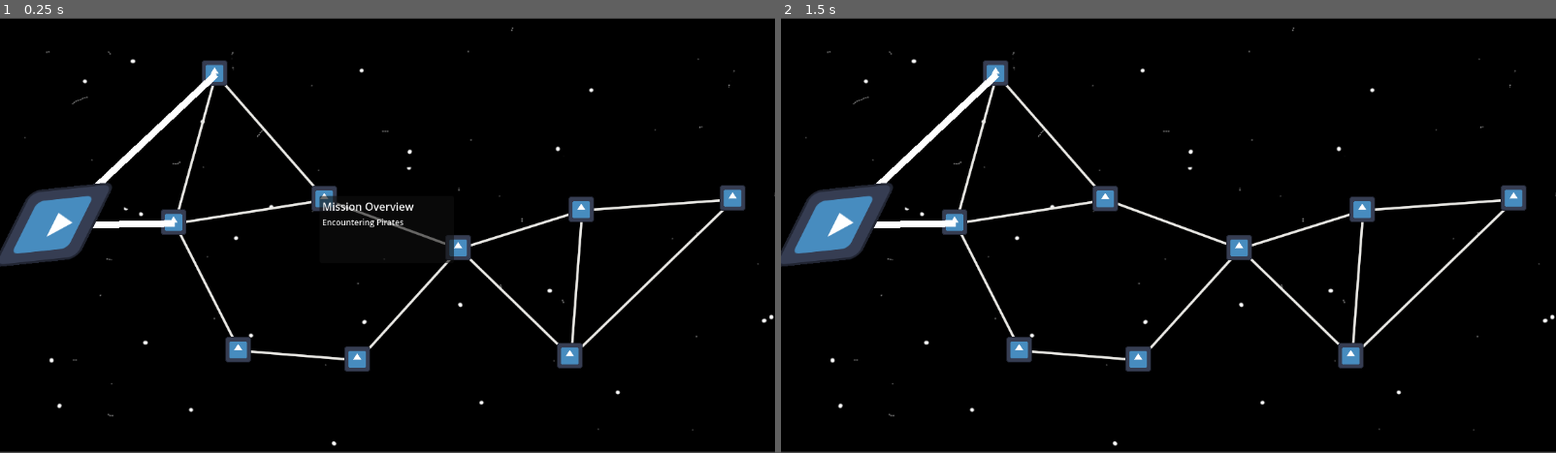
Above: before the commit, frames 1-2 (left to right).
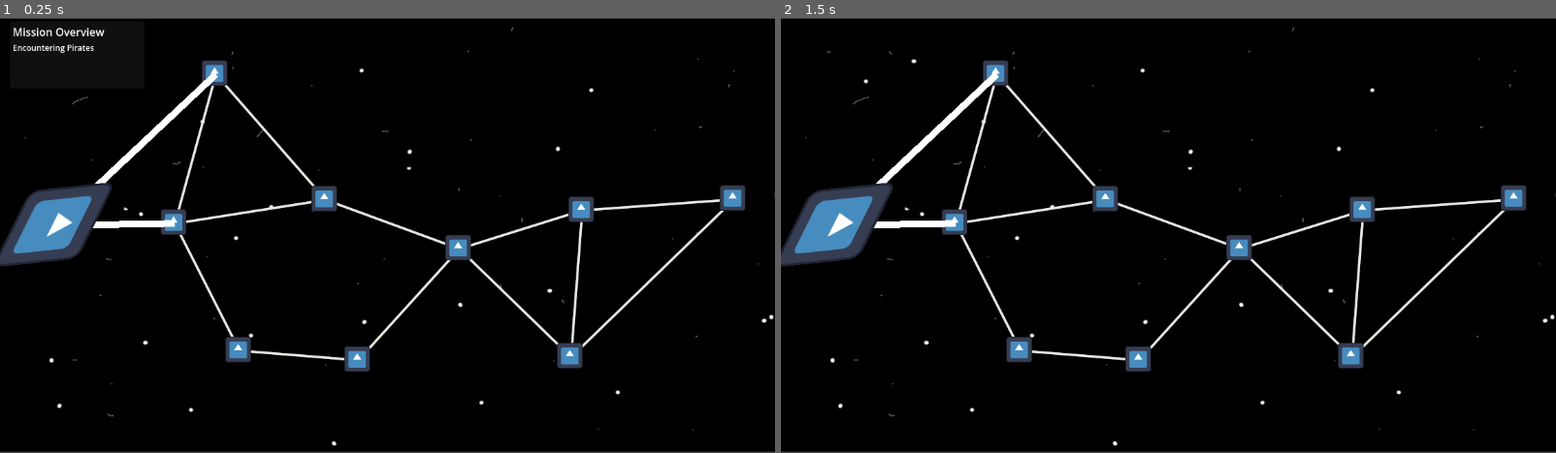
Above: after the commit, the same moments.

Repository: TreadTheDawnGames/GodotWildJam81
Game: Godot game, scene res://Scenes/UI/SpaceMap.tscn
The game is run twice, just before and just after one commit, with the same random seed, the same clock (stepped at 60 frames per second) and the same inputs. This scene is started directly instead of the project's main scene. The engine's default icon, where the game draws it, is replaced by a stand-in: a white triangle on a blue panel in a dark square.
Inputs (mouse positions are in pixels of both pictures, inside the frame that each line leads up to):
- Up to frame 1 (0.25 s): no input
- Up to frame 2 (1.5 s): click (835, 222) at 0.52 s; click (835, 222) at 1.27 s

The runs differ from the first frame. In frame 1, 0.7% of the frame differs, in the area x 1-59%, y 2-57%; in frame 2, nothing differs.

Commit message:
finally the popup works. Added Levelinfo and a dictionary to call it

Diff:
--- a/Scenes/UI/PitStopBtn.tscn
+++ b/Scenes/UI/PitStopBtn.tscn
@@ -1,7 +1,8 @@
-[gd_scene load_steps=3 format=3 uid="uid://cdt1g5kb2a0dv"]
+[gd_scene load_steps=4 format=3 uid="uid://cdt1g5kb2a0dv"]
 
 [ext_resource type="Script" uid="uid://bgo8ae0f1av36" path="res://Scripts/UI/PitStop.gd" id="1_pruq7"]
 [ext_resource type="Texture2D" uid="uid://dtidrmibctya6" path="res://icon.svg" id="1_yko2o"]
+[ext_resource type="PackedScene" uid="uid://wayd6pnsnfp" path="res://Scenes/UI/Popups.tscn" id="3_74ly4"]
 
 [node name="Button" type="Control"]
 layout_mode = 3
@@ -25,3 +26,11 @@
 texture = ExtResource("1_yko2o")
 
 [node name="Marker2D" type="Marker2D" parent="."]
+
+[node name="Popups" parent="." instance=ExtResource("3_74ly4")]
+layout_mode = 2
+anchors_preset = 0
+anchor_right = 0.0
+anchor_bottom = 0.0
+offset_right = 40.0
+offset_bottom = 40.0
--- a/Scenes/UI/PopupTestScene.tscn
+++ /dev/null
@@ -1,37 +0,0 @@
-[gd_scene load_steps=3 format=3 uid="uid://d4hwockla3sbd"]
-
-[ext_resource type="Script" uid="uid://daniq5287lhwu" path="res://Scripts/UI/PitStopPopupContent.gd" id="1_87ddc"]
-[ext_resource type="PackedScene" uid="uid://lda78aj05ot" path="res://Scenes/UI/PopupSlot.tscn" id="1_qjf5h"]
-
-[node name="Node2D" type="Node2D"]
-
-[node name="CanvasLayer" type="CanvasLayer" parent="."]
-
-[node name="HBoxContainer" type="HBoxContainer" parent="CanvasLayer"]
-offset_right = 40.0
-offset_bottom = 40.0
-script = ExtResource("1_87ddc")
-timeToReach = null
-popupName = null
-chanceOfPirates = null
-spaceDustAmt = null
-reputationAmt = null
-difficulty = null
-
-[node name="PopupSlot" parent="CanvasLayer/HBoxContainer" instance=ExtResource("1_qjf5h")]
-layout_mode = 2
-
-[node name="PopupSlot2" parent="CanvasLayer/HBoxContainer" instance=ExtResource("1_qjf5h")]
-layout_mode = 2
-
-[node name="PopupSlot3" parent="CanvasLayer/HBoxContainer" instance=ExtResource("1_qjf5h")]
-layout_mode = 2
-
-[node name="PopupSlot4" parent="CanvasLayer/HBoxContainer" instance=ExtResource("1_qjf5h")]
-layout_mode = 2
-
-[node name="PopupSlot5" parent="CanvasLayer/HBoxContainer" instance=ExtResource("1_qjf5h")]
-layout_mode = 2
-
-[node name="PopupSlot6" parent="CanvasLayer/HBoxContainer" instance=ExtResource("1_qjf5h")]
-layout_mode = 2
--- a/Scenes/UI/Popups.tscn
+++ b/Scenes/UI/Popups.tscn
@@ -12,27 +12,28 @@
 grow_vertical = 2
 script = ExtResource("1_m3gyv")
 
-[node name="UI" type="CanvasLayer" parent="."]
-script = ExtResource("2_toe2v")
-
-[node name="PitStopPopUp" type="PopupPanel" parent="UI"]
+[node name="PitStopPopUp" type="PopupPanel" parent="."]
 unique_name_in_owner = true
 auto_translate_mode = 1
-position = Vector2i(475, 265)
+position = Vector2i(15, 5)
 size = Vector2i(200, 100)
 visible = true
 
-[node name="VBoxContainer" type="VBoxContainer" parent="UI/PitStopPopUp"]
+[node name="VBoxContainer" type="VBoxContainer" parent="PitStopPopUp"]
 offset_left = 4.0
 offset_top = 4.0
 offset_right = 196.0
 offset_bottom = 96.0
 
-[node name="Label" type="Label" parent="UI/PitStopPopUp/VBoxContainer"]
+[node name="Label" type="Label" parent="PitStopPopUp/VBoxContainer"]
 layout_mode = 2
 text = "Mission Overview"
 
-[node name="Label2" type="Label" parent="UI/PitStopPopUp/VBoxContainer"]
+[node name="MissionInfo" type="Label" parent="PitStopPopUp/VBoxContainer"]
+unique_name_in_owner = true
 layout_mode = 2
 theme_override_font_sizes/font_size = 12
 text = "Encountering Pirates"
+
+[node name="UI" type="CanvasLayer" parent="."]
+script = ExtResource("2_toe2v")
--- /dev/null
+++ b/Scripts/UI/LevelInfo.gd
@@ -0,0 +1,72 @@
+class_name  LevelInfo
+
+func _init(timeToReach: int, reputation: int, spaceDust: int, pirates: int, asteroidDensity: int, nebula: bool = false):
+	TimeToReach = timeToReach
+	Reputation = reputation
+	SpaceDust = spaceDust
+	Pirates = pirates
+	AsteroidDensity = asteroidDensity
+	Nebula = nebula
+	return
+
+const idealStartPos := Vector2( 0, 300 )
+var distanceToStart: float
+var distanceFactor = remap(distanceToStart, 0.0, 1000.0, 0.0, 1.5)
+
+const minReputation = 50
+const maxReputation = 300
+const spaceDustLowBias = 0.8
+var TimeToReach: int
+var Reputation: int
+var SpaceDust: int
+var Pirates: int
+var AsteroidDensity: int
+var Nebula: bool
+
+static func generateRandomLevel(nebula = false) -> LevelInfo:
+	return LevelInfo.new(getRandomTimeToReach(), getRandomReputation(), getRandomSpaceDust(), getRandomPirateChance(), getRandomAsteroidDensity(), nebula)
+
+func makePopupText(timeToReach: int, reputation: int, spaceDust: int, pirates: int, asteroidDensity: int, nebula: bool = false) -> String:
+	var popupText: String
+	var timeToTravel = str(timeToReach)
+	popupText += "Time to Travel: " + timeToTravel + " Seconds\n"
+	var reputationAmt = str(reputation)
+	popupText += "Reputation: " + reputationAmt + "\n"
+	var moneyAmt = str(round(reputation * 0.2))
+	popupText += "Money: $" + moneyAmt + "\n"
+	var spaceDustText = str(spaceDust)
+	popupText += "Space Dust: " + spaceDustText + "%\n"
+	var pirateChance = str(pirates)
+	popupText += "Chance of Pirates: " + pirateChance + "%\n"
+	var asteroidText = str(asteroidDensity)
+	popupText += "Asteroid Density: " + asteroidText + "%\n"
+	if nebula:
+		popupText += "BEWARE Nebula"
+
+	return popupText
+
+static func getRandomTimeToReach() -> int:
+	return randi_range(180.0, 300.0) # 3 to 5 minutes is aight I think
+
+static func getRandomReputation() -> int:
+	return randi_range(minReputation, maxReputation)
+
+static func getRandomPirateChance() -> int:
+	return randi_range(0.0, 100.0)
+
+static func getRandomAsteroidDensity() -> int:
+	return randi_range(0.0, 60.0)
+
+static func getRandomSpaceDust() -> int:
+	return randi_range(0.0, 100.0)
+
+static func calculateDifficulty(time: float, reputation: int, pirateChance: int, spaceDust: int, distanceFactor: float = 1.0) -> int: # camelCase
+	var difficulty = 0
+
+	difficulty += int(remap(time, 300.0, 180.0, 0, 30))
+	difficulty += int(remap(float(reputation), float(maxReputation), float(minReputation), 0, 30))
+	difficulty += int(pirateChance * 0.3)
+	difficulty += int(spaceDust * 0.1)
+	difficulty += int(distanceFactor * 20)
+	#giving difficulty an arbitrary number for now, can't think of a good grading system atm
+	return clamp(difficulty, 0, 100)
--- a/Scripts/UI/PitStopPopupContent.gd
+++ /dev/null
@@ -1,45 +0,0 @@
-extends Resource
-
-class_name PitStopPopupContent
-
-@export_category('Information')
-@export var timeToReach: int = getRandomTimeToReach()
-@export var popupName: String
-@export var chanceOfPirates: int = getRandomPirateChance()
-@export var spaceDustAmt: int = getRandomSpaceDust()
-@export var reputationAmt: int = getRandomReputation()
-@export var difficulty: int = calculateDifficulty(timeToReach, reputationAmt, chanceOfPirates, spaceDustAmt, distanceFactor)
-
-@export_category('Bonus Content')
-
-const idealStartPos := Vector2( 0, 300 )
-var distanceToStart = pointOnPointMap.global_position.distance_to(idealStartPos)
-var distanceFactor = remap(distanceToStart, 0.0, 1000.0, 0.0, 1.5)
-
-const minReputation = 50
-const maxReputation = 300
-const spaceDustLowBias = 0.8
-
-func getRandomTimeToReach() -> float:
-	return randf_range(180.0, 300.0) # 3 to 5 minutes is aight I think
-
-func getRandomReputation() -> int:
-	return randi_range(minReputation, maxReputation)
-
-func getRandomPirateChance() -> float:
-	return randf_range(0.0, 100.0)
-
-func getRandomSpaceDust() -> float:
-	var rand_val = randf()
-	return pow(rand_val, 1.0 / spaceDustLowBias) * 100.0
-
-func calculateDifficulty(time: float, reputation: int, pirateChance: float, spaceDust: float, distanceFactor: float = 1.0) -> int: # camelCase
-	var difficulty = 0
-
-	difficulty += int(remap(time, 300.0, 180.0, 0, 30))
-	difficulty += int(remap(float(reputation), float(maxReputation), float(minReputation), 0, 30))
-	difficulty += int(pirateChance * 0.3)
-	difficulty += int(spaceDust * 0.1)
-	difficulty += int(distanceFactor * 20)
-
-	return clamp(difficulty, 0, 100)
--- a/Scripts/UI/PointMapGenerator.gd
+++ b/Scripts/UI/PointMapGenerator.gd
@@ -20,6 +20,7 @@
 var astar := AStar2D.new()
 var dictOfPoints: Dictionary = {}
 var dictOfIds: Dictionary = {}
+var dictOfLevelInfos: Dictionary = {} #uses the points as indices for the levelinfo
 
 func _ready() -> void:
 	randomize()
@@ -69,11 +70,18 @@
 	for pointOnPointMap in pointsMap.get_children():
 		var point: Control = load("res://Scenes/UI/PitStopBtn.tscn").instantiate()
 
+		var levelInfo = LevelInfo.generateRandomLevel()
+		var popupText = levelInfo.makePopupText(levelInfo.TimeToReach, levelInfo.Reputation, levelInfo.SpaceDust, levelInfo.Pirates, levelInfo.AsteroidDensity)
+
 		add_child(point)
+		dictOfLevelInfos[ point ] = levelInfo
+
 		var pointButton: TextureButton = point.get_node("TextureButton")
 		if pointButton:
 			point.global_position = pointOnPointMap.global_position + randAmtToAdd()
 			pointButton.pressed.connect(pointPressed.bind(point))
+			pointButton.mouse_entered.connect(Callable(Popups, "showPitStopPopup").bind(Rect2i(Vector2i(point.global_position), Vector2i(point.size)), popupText))
+			pointButton.mouse_exited.connect(Callable(Popups, "hidePitStopPopup"))
 		else:
 			printerr("Error: Could not find TextureButton in PitStopBtn.tscn")
 			point.queue_free()
--- a/Scripts/UI/Popups.gd
+++ b/Scripts/UI/Popups.gd
@@ -1,15 +1,20 @@
 extends Control
+
+# Thanks to this gentleman for helping me understand popups
+# https://www.youtube.com/watch?app=desktop&v=Q8oee9tRMSc
 
 func showPitStopPopup(slot: Rect2i, popuptext: String) -> void:
 	var mousePos = get_viewport().get_mouse_position()
 	var correction
 	var padding = 4
+	%MissionInfo.text = popuptext
 
 	if mousePos.x <= get_viewport_rect().size.x / 2:
 		correction = Vector2i(slot.size.x + padding, 0)
 	else:
 		correction = -Vector2i(%PitStopPopUp.size.x + padding, 0)
 	%PitStopPopUp.popup(Rect2i( slot.position + correction, %PitStopPopUp.size ))
+	return
 
 func hidePitStopPopup() -> void:
 	%PitStopPopUp.hide()
Not shown, added: Scripts/UI/LevelInfo.gd.uid
Not shown, removed: Scripts/UI/PitStopPopupContent.gd.uid
